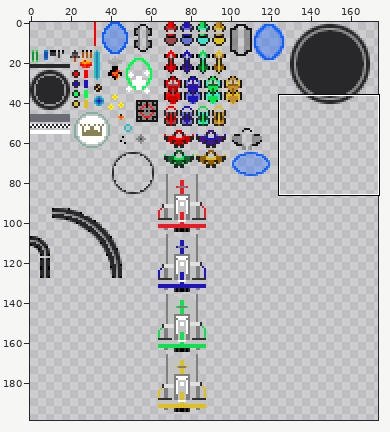
File history of a sprite sheet, assets/texture/rally_spritesheet.png. Above: a wide view before the commit, with the close-up outlined.
Close-up. The starting point:
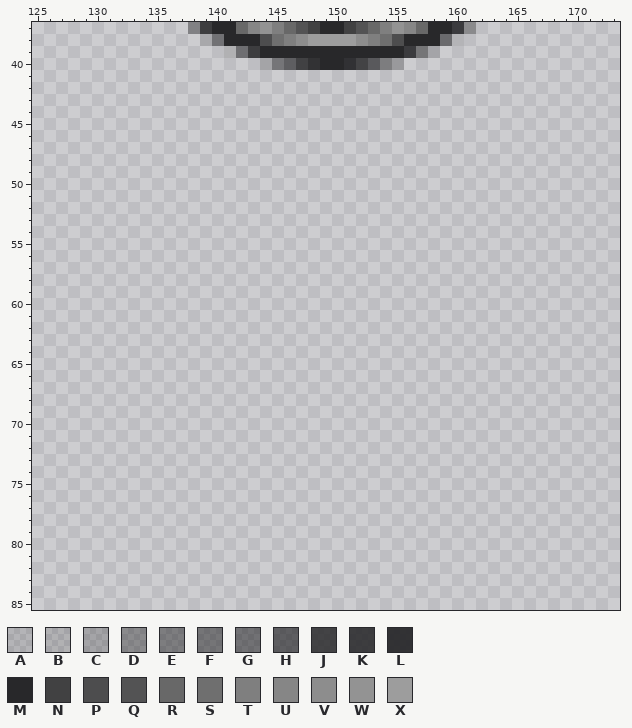
The file is 256x256 pixels. Pixels under 10% opacity are left out. Colours within 5 levels of each other are drawn and written as one. Shown: x 125..173, y 37..85. The wide view leaves out empty margins.
Palette (. is transparent): A #28282a26  B #28282a2c  C #28282a3f  D #28282a68  E #28282a7c  F #28282a88  G #28282a8e  H #28282aab  J #28282ad5  K #28282ade  L #28282aef  M #28282a  N #414142  P #4d4d4e  Q #535354  R #686868  S #6f6f6f  T #7f7f7f  U #868686  V #8d8d8d  W #939393  X #9d9d9d
Pixels before (only the part around the change), first column x 127:
37 ...........DKMMRUWTRQNMMNQRTWURMMKD............
38 ............AGMMMPSTVXXXXVTSPMMMGA.............
39 ..............BFKMMMMMMMMMMMMKFB...............
40 .................CEHJLMMLJHEC..................
41 ...............................................
42 ...............................................
43 ...............................................
44 ...............................................
45 ...............................................
46 ...............................................
47 ...............................................
48 ...............................................
49 ...............................................
50 ...............................................
51 ...............................................
52 ...............................................
53 ...............................................
54 ...............................................
55 ...............................................
56 ...............................................
57 ...............................................
58 ...............................................
59 ...............................................
60 ...............................................
61 ...............................................
62 ...............................................
63 ...............................................
64 ...............................................
65 ...............................................
66 ...............................................
67 ...............................................
68 ...............................................
69 ...............................................
70 ...............................................
71 ...............................................
72 ...............................................
73 ...............................................
74 ...............................................
75 ...............................................
76 ...............................................
77 ...............................................
78 ...............................................
79 ...............................................
80 ...............................................
81 ...............................................
82 ...............................................
83 ...............................................
84 ...............................................
85 ...............................................
Now the later version:
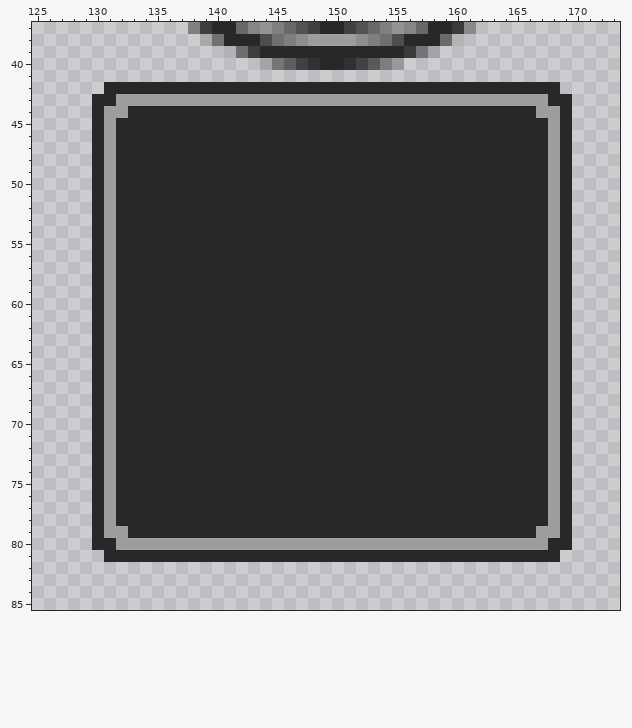
What changed:
Changed rows in their new state; - is an unchanged pixel.
first column x 130:
42 -MMMMMMMMMMMMMMMMMMMMMMMMMMMMMMMMMMMMMM-
43 MMXXXXXXXXXXXXXXXXXXXXXXXXXXXXXXXXXXXXMM
44 MXXMMMMMMMMMMMMMMMMMMMMMMMMMMMMMMMMMMXXM
45 MXMMMMMMMMMMMMMMMMMMMMMMMMMMMMMMMMMMMMXM
46 MXMMMMMMMMMMMMMMMMMMMMMMMMMMMMMMMMMMMMXM
47 MXMMMMMMMMMMMMMMMMMMMMMMMMMMMMMMMMMMMMXM
48 MXMMMMMMMMMMMMMMMMMMMMMMMMMMMMMMMMMMMMXM
49 MXMMMMMMMMMMMMMMMMMMMMMMMMMMMMMMMMMMMMXM
50 MXMMMMMMMMMMMMMMMMMMMMMMMMMMMMMMMMMMMMXM
51 MXMMMMMMMMMMMMMMMMMMMMMMMMMMMMMMMMMMMMXM
52 MXMMMMMMMMMMMMMMMMMMMMMMMMMMMMMMMMMMMMXM
53 MXMMMMMMMMMMMMMMMMMMMMMMMMMMMMMMMMMMMMXM
54 MXMMMMMMMMMMMMMMMMMMMMMMMMMMMMMMMMMMMMXM
55 MXMMMMMMMMMMMMMMMMMMMMMMMMMMMMMMMMMMMMXM
56 MXMMMMMMMMMMMMMMMMMMMMMMMMMMMMMMMMMMMMXM
57 MXMMMMMMMMMMMMMMMMMMMMMMMMMMMMMMMMMMMMXM
58 MXMMMMMMMMMMMMMMMMMMMMMMMMMMMMMMMMMMMMXM
59 MXMMMMMMMMMMMMMMMMMMMMMMMMMMMMMMMMMMMMXM
60 MXMMMMMMMMMMMMMMMMMMMMMMMMMMMMMMMMMMMMXM
61 MXMMMMMMMMMMMMMMMMMMMMMMMMMMMMMMMMMMMMXM
62 MXMMMMMMMMMMMMMMMMMMMMMMMMMMMMMMMMMMMMXM
63 MXMMMMMMMMMMMMMMMMMMMMMMMMMMMMMMMMMMMMXM
64 MXMMMMMMMMMMMMMMMMMMMMMMMMMMMMMMMMMMMMXM
65 MXMMMMMMMMMMMMMMMMMMMMMMMMMMMMMMMMMMMMXM
66 MXMMMMMMMMMMMMMMMMMMMMMMMMMMMMMMMMMMMMXM
67 MXMMMMMMMMMMMMMMMMMMMMMMMMMMMMMMMMMMMMXM
68 MXMMMMMMMMMMMMMMMMMMMMMMMMMMMMMMMMMMMMXM
69 MXMMMMMMMMMMMMMMMMMMMMMMMMMMMMMMMMMMMMXM
70 MXMMMMMMMMMMMMMMMMMMMMMMMMMMMMMMMMMMMMXM
71 MXMMMMMMMMMMMMMMMMMMMMMMMMMMMMMMMMMMMMXM
72 MXMMMMMMMMMMMMMMMMMMMMMMMMMMMMMMMMMMMMXM
73 MXMMMMMMMMMMMMMMMMMMMMMMMMMMMMMMMMMMMMXM
74 MXMMMMMMMMMMMMMMMMMMMMMMMMMMMMMMMMMMMMXM
75 MXMMMMMMMMMMMMMMMMMMMMMMMMMMMMMMMMMMMMXM
76 MXMMMMMMMMMMMMMMMMMMMMMMMMMMMMMMMMMMMMXM
77 MXMMMMMMMMMMMMMMMMMMMMMMMMMMMMMMMMMMMMXM
78 MXMMMMMMMMMMMMMMMMMMMMMMMMMMMMMMMMMMMMXM
79 MXXMMMMMMMMMMMMMMMMMMMMMMMMMMMMMMMMMMXXM
80 MMXXXXXXXXXXXXXXXXXXXXXXXXXXXXXXXXXXXXMM
81 -MMMMMMMMMMMMMMMMMMMMMMMMMMMMMMMMMMMMMM-
Where, in picture pixels (left, top, right, bottom), the same in both close-ups:
added: (92, 82, 572, 562)
